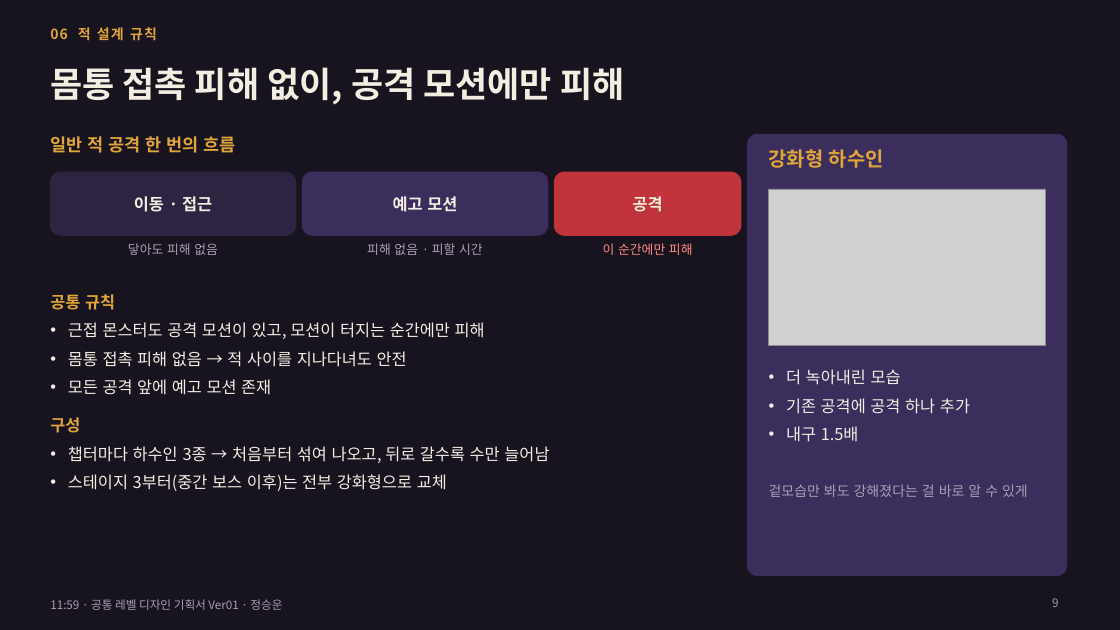
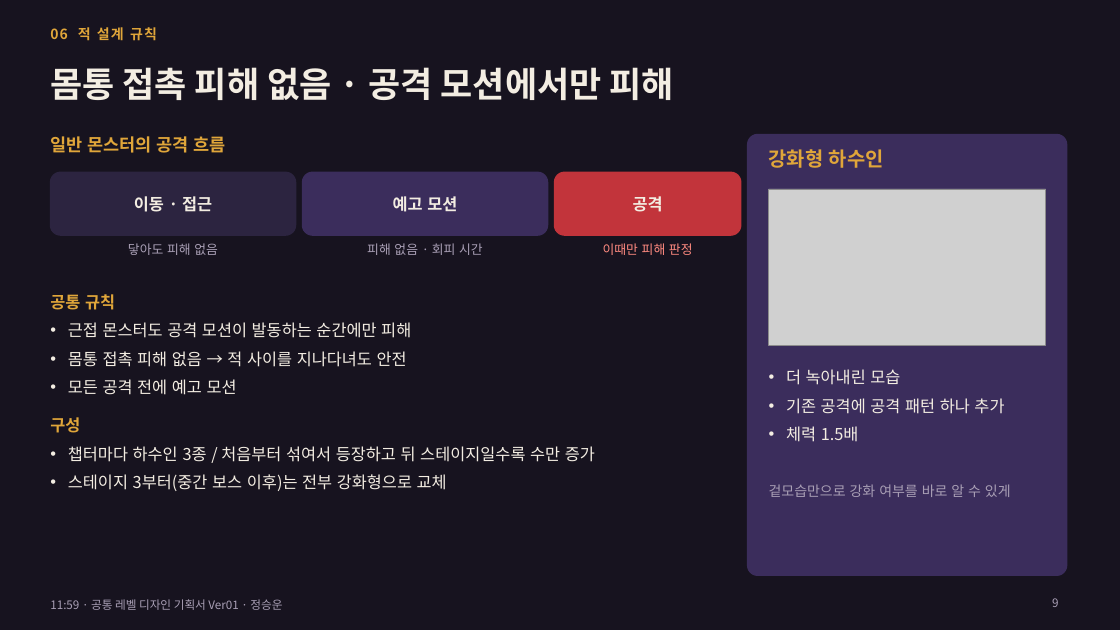
Before and after one commit to inory16351/Cat_Tang, a slide deck: slide 9 of docs/1159_공통_레벨디자인_기획서_20261116_정승운_Ver01.pptx. Drawn at 1120x630 pixels with LibreOffice and Linux fonts; fonts in the diff are those of the drawing; grey boxes stand for pictures. Boxes give left, top, right and bottom in pixels: in the first picture for what was removed or moved away, otherwise in the second. Text is boxed around its words. In the diff, an @@ line names an element or a change of style, - is before the commit and + after.

```diff
--- a/docs/1159_공통_레벨디자인_기획서_20261116_정승운_Ver01.pptx
+++ b/docs/1159_공통_레벨디자인_기획서_20261116_정승운_Ver01.pptx
@@ title at bbox=[50, 67, 674, 100]: text changed @@
-몸통 접촉 피해 없이, 공격 모션에만 피해
+몸통 접촉 피해 없음 · 공격 모션에서만 피해
@@ text at bbox=[50, 136, 226, 153]: text changed @@
-일반 적 공격 한 번의 흐름
+일반 몬스터의 공격 흐름
@@ text at bbox=[367, 243, 483, 255]: text changed @@
-피해 없음 · 피할 시간
+피해 없음 · 회피 시간
@@ text at bbox=[603, 243, 693, 255]: text changed @@
-이 순간에만 피해
+이때만 피해 판정
@@ text at bbox=[68, 322, 411, 338]: text changed @@
-• 근접 몬스터도 공격 모션이 있고, 모션이 터지는 순간에만 피해
+• 근접 몬스터도 공격 모션이 발동하는 순간에만 피해
@@ text at bbox=[68, 379, 237, 395]: text changed @@
-• 모든 공격 앞에 예고 모션 존재
+• 모든 공격 전에 예고 모션
@@ text at bbox=[786, 398, 1004, 442]: text changed @@
-• 기존 공격에 공격 하나 추가
-• 내구 1.5배
+• 기존 공격에 공격 패턴 하나 추가
+• 체력 1.5배
@@ text at bbox=[68, 446, 595, 462]: text changed @@
-• 챕터마다 하수인 3종 → 처음부터 섞여 나오고, 뒤로 갈수록 수만 늘어남
+• 챕터마다 하수인 3종 / 처음부터 섞여서 등장하고 뒤 스테이지일수록 수만 증가
@@ text at bbox=[769, 484, 1011, 497]: text changed @@
-겉모습만 봐도 강해졌다는 걸 바로 알 수 있게
+겉모습만으로 강화 여부를 바로 알 수 있게
```
Also in this commit, not shown: 9 other slides changed, 1 other file.
